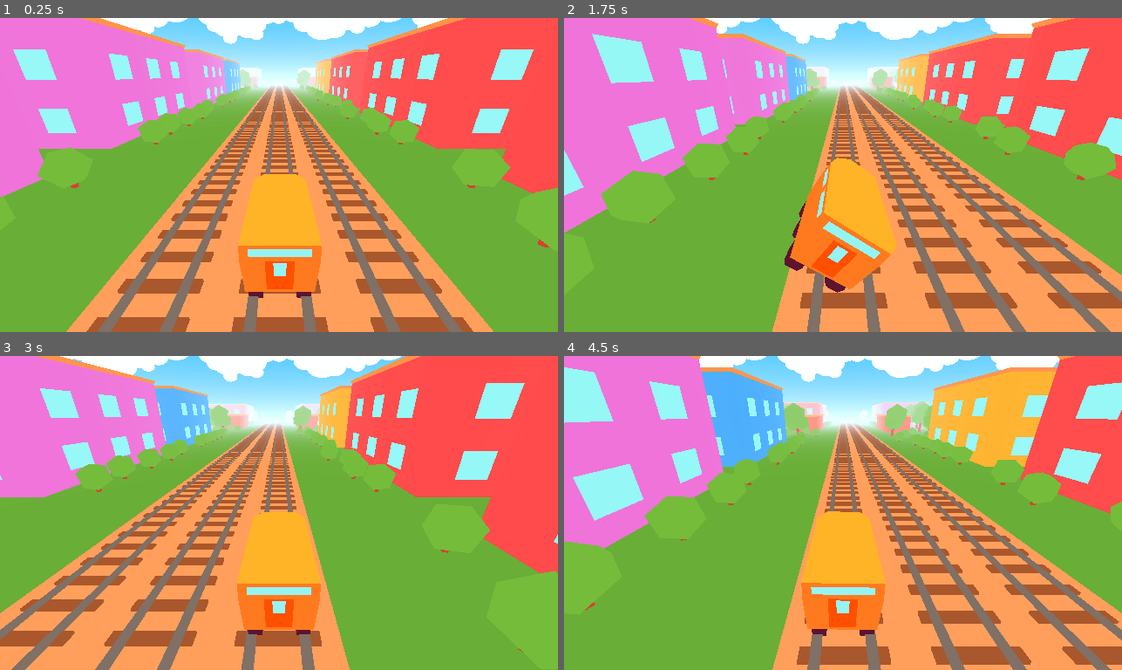
Above: before the commit, frames 1-4 (two rows, left to right).
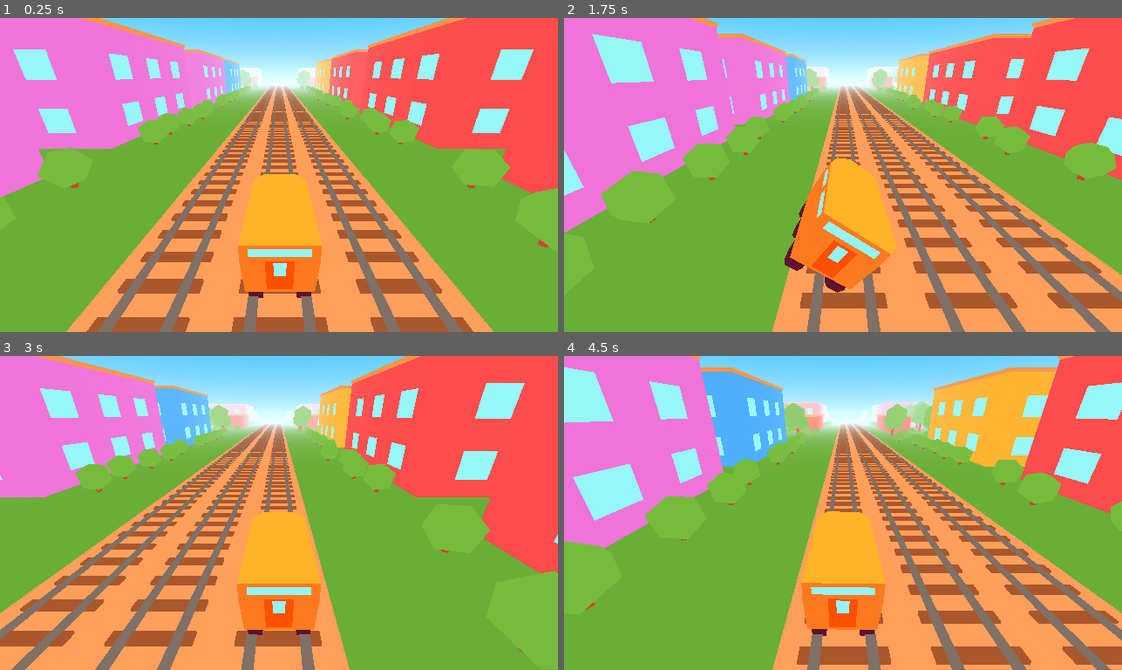
Above: after the commit, the same moments.

Repository: kiwijuice56/railway-rider
Game: Godot game, scene res://main/Main.tscn
The game is run twice, just before and just after one commit, with the same random seed, the same clock (stepped at 60 frames per second) and the same inputs.
Inputs:
- Up to frame 1 (0.25 s): no input
- Up to frame 2 (1.75 s): hold Right (move_right) 0.53-1.28 s; tap Space (jump) at 0.77, 1.52 s; hold Left (move_left) from 1.28 s (still down)
- Up to frame 3 (3 s): release Left (move_left) at 2.03 s; hold Right (move_right) from 2.03 s (still down)
- Up to frame 4 (4.5 s): tap Space (jump) at 3.02, 3.77 s; release Right (move_right) at 3.53 s; hold Left (move_left) from 3.53 s (still down)

The runs differ from the first frame. In frame 1, 2.0% of the frame differs, in the area x 18-81%, y 0-98%; in frame 2, 2.2%; in frame 3, 2.2%; in frame 4, 2.3%, in the area x 24-89%, y 0-9%.

Commit message:
Removed clouds
They looked weird

Diff:
--- a/main/Main.tscn
+++ b/main/Main.tscn
@@ -1,9 +1,8 @@
-[gd_scene load_steps=11 format=2]
+[gd_scene load_steps=10 format=2]
 
 [ext_resource path="res://main/main.gd" type="Script" id=1]
 [ext_resource path="res://main/Player.tscn" type="PackedScene" id=2]
 [ext_resource path="res://main/music/private_eye.mp3" type="AudioStream" id=3]
-[ext_resource path="res://main/track/props/cloud.png" type="Texture" id=4]
 
 [sub_resource type="ProceduralSky" id=1]
 sky_top_color = Color( 0.14902, 0.654902, 0.937255, 1 )
@@ -73,7 +72,7 @@
 "times": PoolRealArray( 0, 1 ),
 "transitions": PoolRealArray( 1, 1 ),
 "update": 0,
-"values": [ Vector3( 0, 36, -140 ), Vector3( 115.2, 36, -140 ) ]
+"values": [ Vector3( 0, 40, -140 ), Vector3( 115.2, 40, -140 ) ]
 }
 
 [node name="Main" type="Node"]
@@ -108,8 +107,8 @@
 
 [node name="Clouds" type="Sprite3D" parent="."]
 transform = Transform( 6, 0, 0, 0, 4, 0, 0, 0, 4, 0, 34, -140 )
+visible = false
 billboard = 2
-texture = ExtResource( 4 )
 region_enabled = true
 region_rect = Rect2( 0, 0, 11520, 750 )
 
Binary file removed: main/track/props/cloud.png
Not shown, removed: main/track/props/cloud.png.import
